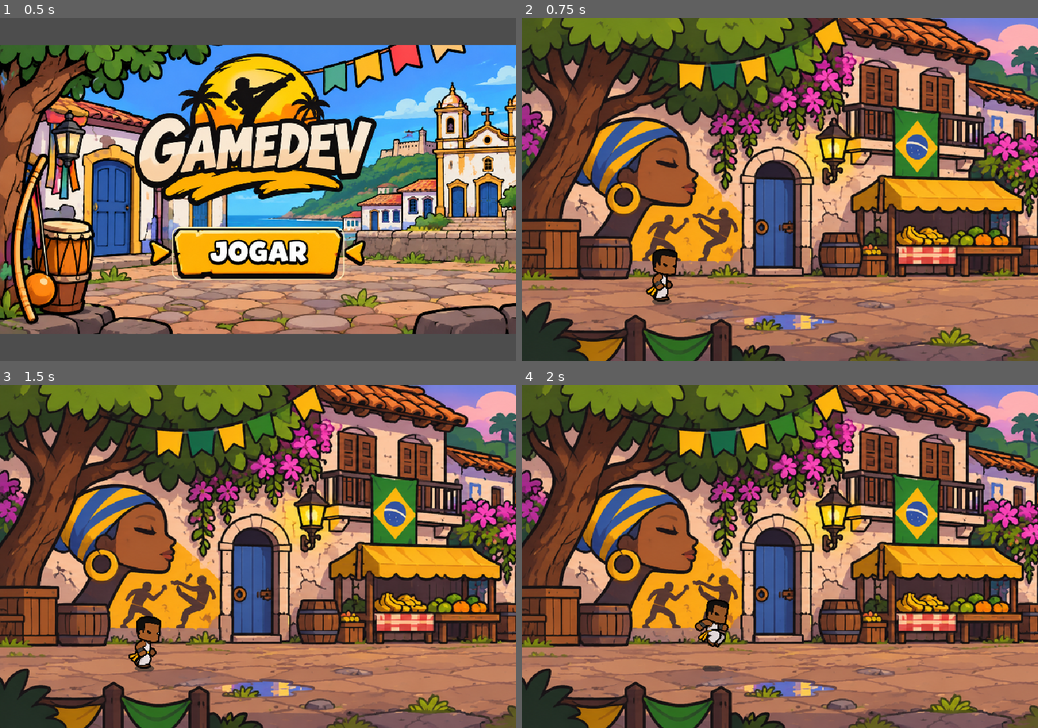
Above: before the commit, frames 1-4 (two rows, left to right).
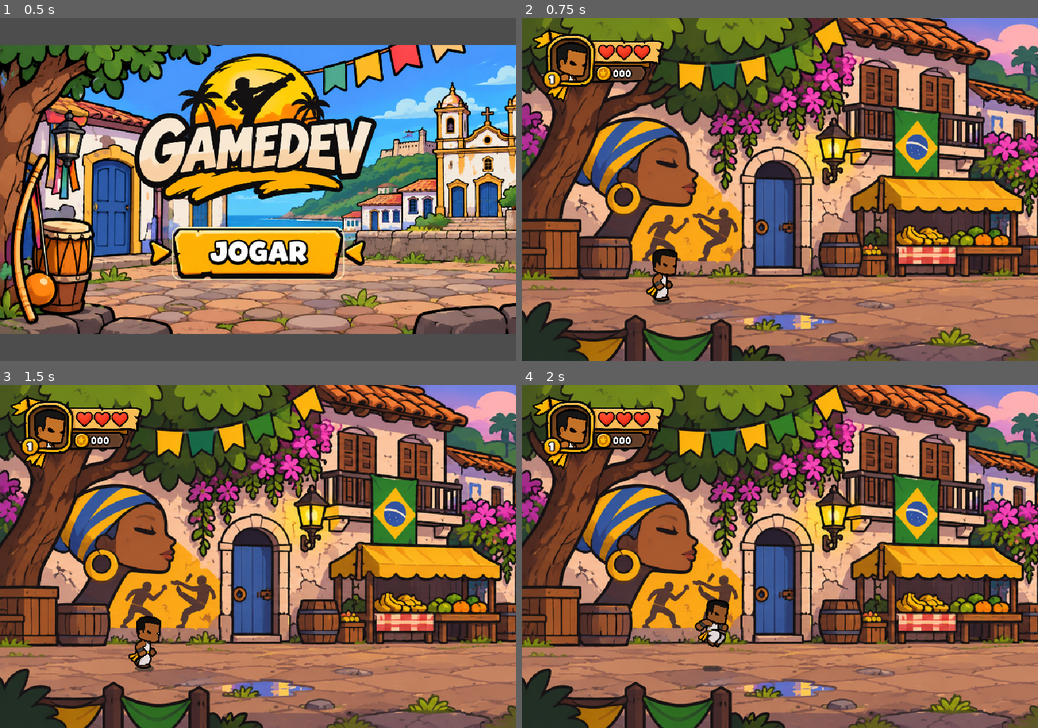
Above: after the commit, the same moments.

Repository: JefferssonAllves/GameDev
Game: Godot game, scene res://game/menu.tscn
Same seed, same stepped clock (60 frames per second), same inputs: the game is played once before the commit and once after it.
Inputs (mouse positions are in pixels of both pictures, inside the frame that each line leads up to):
- Up to frame 1 (0.5 s): no input
- Up to frame 2 (0.75 s): click (780, 254) at 0.5 s
- Up to frame 3 (1.5 s): tap Enter at 1.25 s; move the mouse to (371, 539) at 1.27 s; hold D (move_right) from 1.28 s (still down); tap L (acrobatics) at 1.35 s; click (371, 539) at 1.42 s
- Up to frame 4 (2 s): keep holding D (move_right); tap Space (jump) at 1.52, 1.82 s

Frame 1 is identical in both runs. In frame 2, 2.9% of the frame differs, in the area x 2-28%, y 3-25%; in frame 3, 2.9%; in frame 4, 2.9%.

Commit message:
Adiciona o HUD do personagem à arena

Diff:
--- a/game/arena.tscn
+++ b/game/arena.tscn
@@ -4,6 +4,13 @@
 [ext_resource type="Script" path="res://game/arena.gd" id="2"]
 
 [ext_resource type="Texture2D" path="res://sprites/aleatoria/cenario/Sprite Sheet de Capoeira em Pixel Art.webp" id="3"]
+
+[ext_resource type="Texture2D" path="res://sprites/aleatoria/teste/HUD de Personagem_ Retrato, Corações e Moedas.webp" id="4"]
+
+[sub_resource type="AtlasTexture" id="HudArt"]
+atlas = ExtResource("4")
+region = Rect2(0, 0, 1280, 724)
+filter_clip = true
 
 [sub_resource type="NavigationPolygon" id="Walkable"]
 outlines = Array[PackedVector2Array]([PackedVector2Array(20, 375, 1900, 375, 1900, 500, 20, 500)])
@@ -64,3 +71,16 @@
 limit_top = -100
 limit_right = 1920
 limit_bottom = 540
+
+
+[node name="HUD" type="CanvasLayer" parent="."]
+
+[node name="Painel" type="TextureRect" parent="HUD"]
+offset_left = 16.0
+offset_top = 16.0
+offset_right = 272.0
+offset_bottom = 160.8
+mouse_filter = 2
+texture = SubResource("HudArt")
+expand_mode = 1
+stretch_mode = 4
Binary file added: sprites/aleatoria/teste/HUD de Personagem_ Retrato, Corações e Moedas.webp
Not shown, added: sprites/aleatoria/teste/HUD de Personagem_ Retrato, Corações e Moedas.webp.import
Not shown, changed: docs/level-design.md
